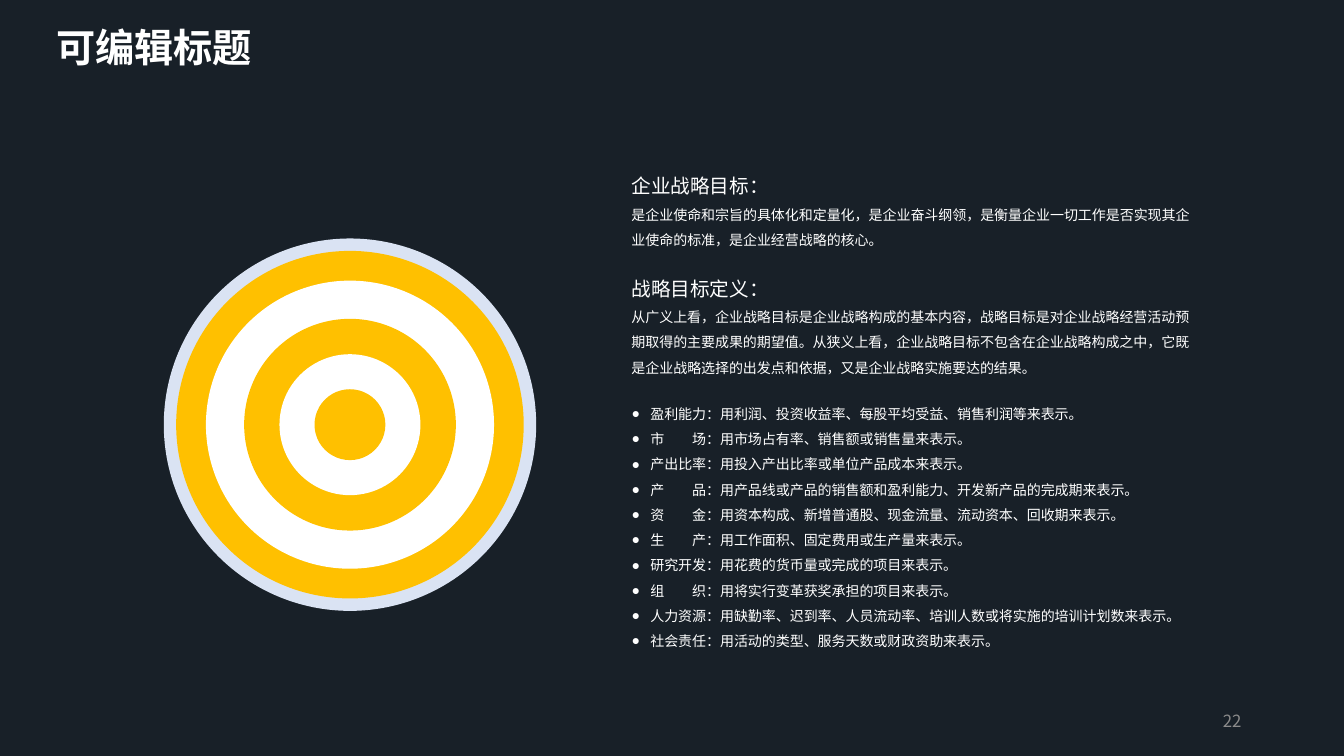
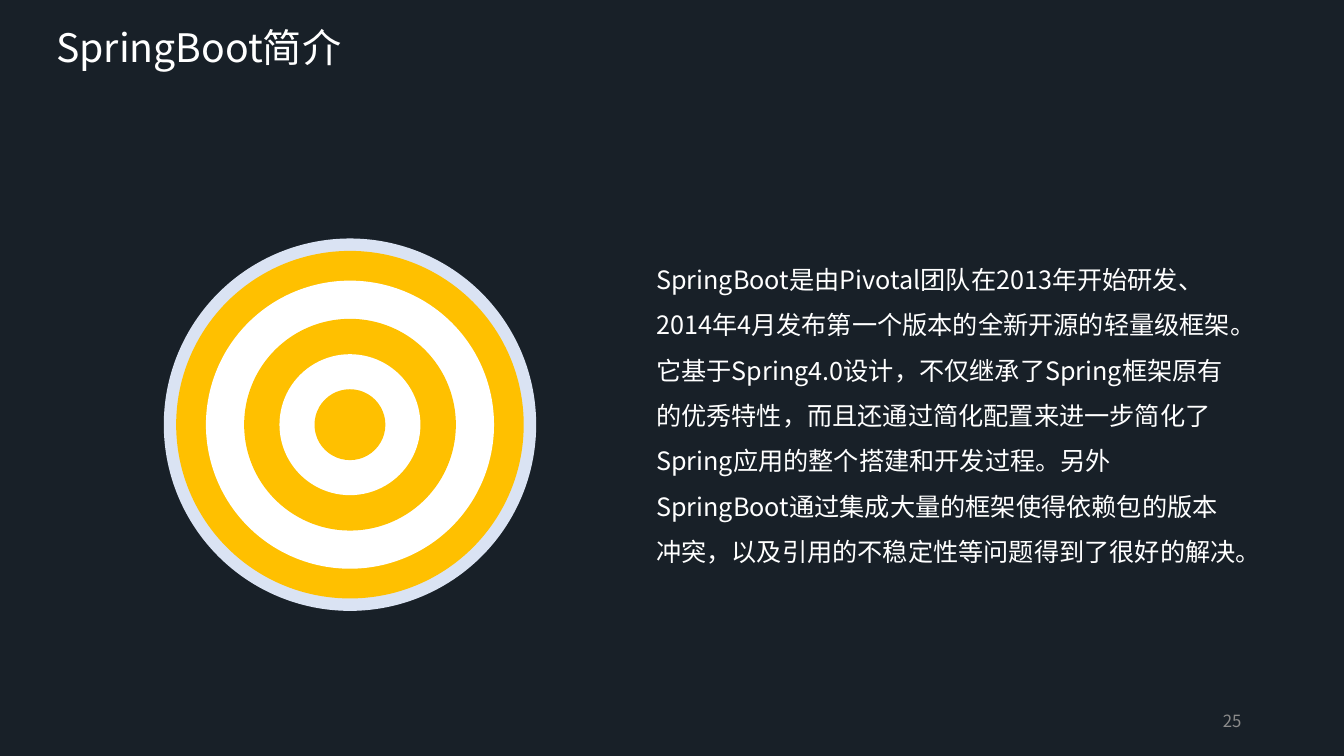
Before and after one commit to Software-Training/Development-steps, a slide deck: slide 25 of 项目架构与框架.pptx (slide 22 before the commit). Drawn at 1344x756 pixels with LibreOffice and Linux fonts; fonts in the diff are those of the drawing. Boxes give left, top, right and bottom in pixels: in the first picture for what was removed or moved away, otherwise in the second. Text is boxed around its words. In the diff, an @@ line names an element or a change of style, - is before the commit and + after.

Commit message:
hjl springboot后端框架

```diff
--- a/项目架构与框架.pptx
+++ b/项目架构与框架.pptx
@@ text at box(56, 29, 341, 72): text changed; font Arial to Noto Sans CJK SC; bold off @@
-可编辑标题
+SpringBoot简介
@@ text at box(656, 268, 1261, 564): text changed; size 10 to 18 pt @@
-企业战略目标：
-是企业使命和宗旨的具体化和定量化，是企业奋斗纲领，是衡量企业一切工作是否实现其企业使命的标准，是企业经营战略的核心。
-战略目标定义：
-从广义上看，企业战略目标是企业战略构成的基本内容，战略目标是对企业战略经营活动预期取得的主要成果的期望值。从狭义上看，企业战略目标不包含在企业战略构成之中，它既是企业战略选择的出发点和依据，又是企业战略实施要达的结果。
+SpringBoot是由Pivotal团队在2013年开始研发、2014年4月发布第一个版本的全新开源的轻量级框架。它基于Spring4.0设计，不仅继承了Spring框架原有的优秀特性，而且还通过简化配置来进一步简化了Spring应用的整个搭建和开发过程。另外SpringBoot通过集成大量的框架使得依赖包的版本冲突，以及引用的不稳定性等问题得到了很好的解决。
@@ text removed at box(650, 407, 1180, 647) @@
-● 盈利能力：用利润、投资收益率、每股平均受益、销售利润等来表示。
-● 市 场：用市场占有率、销售额或销售量来表示。
-● 产出比率：用投入产出比率或单位产品成本来表示。
-● 产 品：用产品线或产品的销售额和盈利能力、开发新产品的完成期来表示。
-● 资 金：用资本构成、新增普通股、现金流量、流动资本、回收期来表示。
-● 生 产：用工作面积、固定费用或生产量来表示。
-● 研究开发：用花费的货币量或完成的项目来表示。
-● 组 织：用将实行变革获奖承担的项目来表示。
-● 人力资源：用缺勤率、迟到率、人员流动率、培训人数或将实施的培训计划数来表示。
-● 社会责任：用活动的类型、服务天数或财政资助来表示。
@@ page number at box(1223, 714, 1242, 727): text changed @@
-22
+25
```
Also in this commit, not shown: 5 other slides changed, 2 slides added, 2 slides removed.
